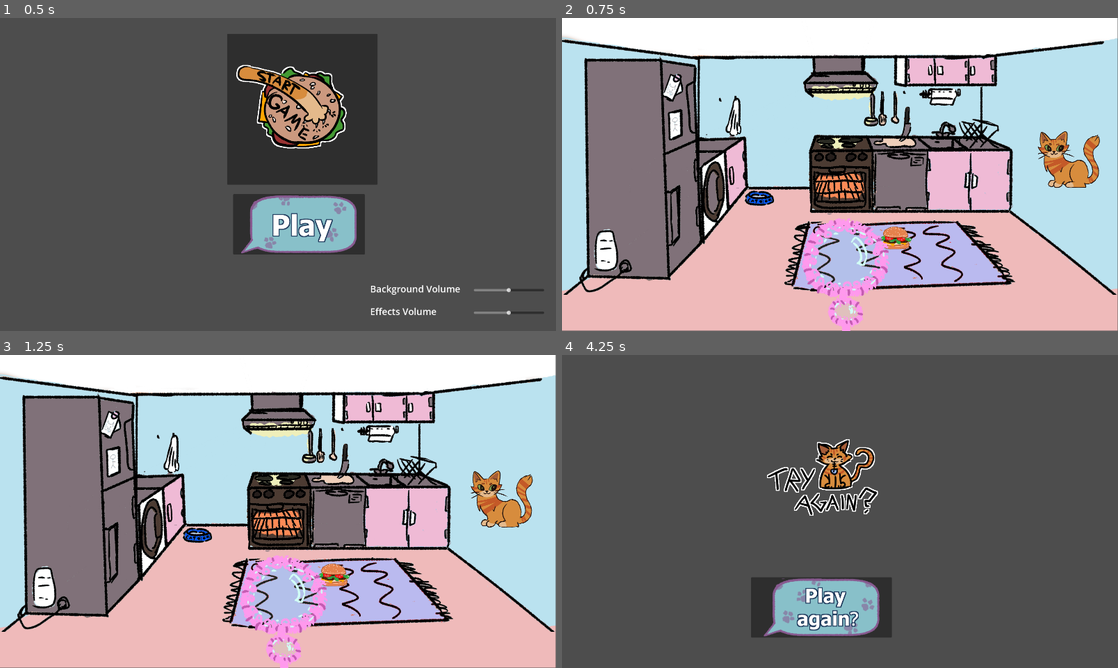
Above: before the commit, frames 1-4 (two rows, left to right).
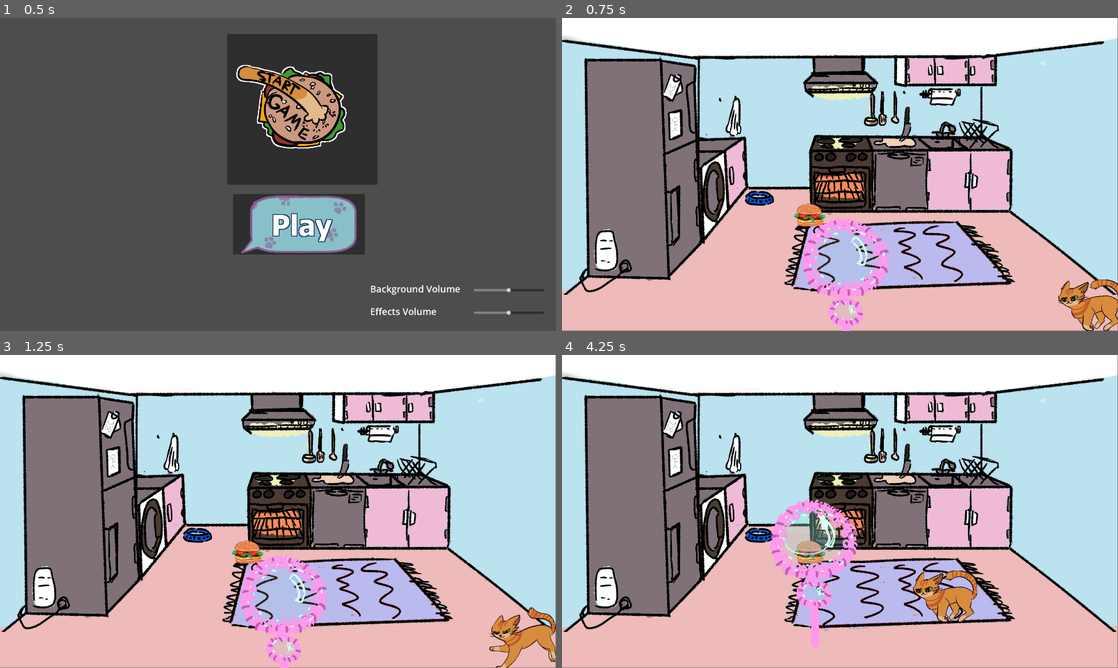
Above: after the commit, the same moments.

Repository: LuckyDiamond2/GGJ2025-Snack-attack-Bubble-Trouble
Game: Godot game, scene res://scenes/title_screen.tscn
Two runs of this game, one before a commit and one after it. Both use one fixed random seed, a clock stepped at 60 frames per second and the inputs below.
Inputs (mouse positions are in pixels of both pictures, inside the frame that each line leads up to):
- Up to frame 1 (0.5 s): no input
- Up to frame 2 (0.75 s): click (862, 224) at 0.5 s
- Up to frame 3 (1.25 s): no input
- Up to frame 4 (4.25 s): move the mouse to (962, 495) at 1.27 s; click (962, 495) at 1.42 s; move the mouse to (728, 527) at 2.02 s; click (728, 527) at 2.17 s; move the mouse to (895, 442) at 2.77 s; click (895, 442) at 2.92 s; move the mouse to (812, 574) at 3.52 s; click (812, 574) at 3.67 s

Frame 1 is identical in both runs. In frame 2, 3.0% of the frame differs, in the area x 41-100%, y 13-100%; in frame 3, 3.1%; in frame 4, 99%, in the area x 0-100%, y 0-100%.

Commit message:
Katzen können an random markers spawnen und es gibt jetzt einen win timer

Diff:
--- a/got_food.gd
+++ /dev/null
@@ -1 +0,0 @@
-extends Area2D
--- a/scenes/cats/cat.gd
+++ b/scenes/cats/cat.gd
@@ -10,6 +10,7 @@
 var velocity = Vector2.ZERO
 @onready var foodDetectionZone = $FoodDetectionZone
 @onready var foodDetectionZone2 = $FoodDetectionZone2
+var is_targetable = true
 
 enum {
 	IDLE,
@@ -23,7 +24,7 @@
 func seek_Food():
 	if foodDetectionZone2.can_see_food():
 		state = IDLE
-		get_parent().on_cat_reaches_food.emit()
+		get_parent().get_parent().on_cat_reaches_food.emit()
 	elif foodDetectionZone.can_see_food():
 		state = CHASE
 		food = foodDetectionZone.food
@@ -31,8 +32,9 @@
 
 # Called when the node enters the scene tree for the first time.
 func _ready() -> void:
-	get_parent().on_bubble_pop.connect(_on_bubble_pop)
+	get_parent().get_parent().on_bubble_pop.connect(_on_bubble_pop)
 	food = get_node("/root/GameScreen/Hamburger")
+	sprite.play("run")
 
 # Called every frame. 'delta' is the elapsed time since the previous frame.
 func _process(delta: float) -> void:
@@ -56,25 +58,21 @@
 
 
 func _on_bubble_pop(position: Vector2):
-	if position.distance_to(self.position) < BUBBLE_HIT_DISTANCE:
-		if food:
-			lifeCount -= 1
-			print("cat now has ", lifeCount, " left")
-			var direction = (food.position - position).normalized()
-			velocity = velocity.move_toward(-direction * MAX_SPEED, 5000)
+	if is_targetable:
+		if position.distance_to(self.position) < BUBBLE_HIT_DISTANCE:
+			if food:
+				is_targetable = false
+				$Timer.start()
+				lifeCount -= 1
+				sprite.play("scared")
+				print("cat now has ", lifeCount, " left")
+				var direction = (food.position - position).normalized()
+				velocity = velocity.move_toward(-direction * MAX_SPEED, 5000)
 
-	if lifeCount <= 0:
-		get_parent().on_cat_despawn.emit(self)
-	#print("distance: ", position.distance_to(self.position))
+		if lifeCount <= 0:
+			get_parent().get_parent().on_cat_despawn.emit(self)
 
-	#if food and position.distance_to(food.position) > 10:
-		#var direction = (food.position - position).normalized()
-		#linear_velocity = direction * speed
-		#
-		#if direction.x > 0:
-			#sprite.flip_h = true  # Moving right
-		#elif direction.x < 0:
-			#sprite.flip_h = false   # Moving left
-	#else:
-		#linear_velocity = Vector2.ZERO
-		#
+
+func _on_timer_timeout() -> void:
+	is_targetable = true
+	sprite.play("run")
--- a/scenes/cats/cat.tscn
+++ b/scenes/cats/cat.tscn
@@ -1,8 +1,11 @@
-[gd_scene load_steps=8 format=3 uid="uid://c0g21naslexct"]
+[gd_scene load_steps=11 format=3 uid="uid://c0g21naslexct"]
 
-[ext_resource type="Texture2D" uid="uid://c3c8ch7glcaew" path="res://assets/cats/T_idleC_1.png" id="1_csq5f"]
+[ext_resource type="Texture2D" uid="uid://ceot6vd3pdq4v" path="res://assets/cats/T_idleC_1.png" id="1_csq5f"]
 [ext_resource type="Script" path="res://scenes/cats/cat.gd" id="1_gvt1u"]
 [ext_resource type="PackedScene" uid="uid://q15hybayqdt4" path="res://scenes/cats/food_detection_zone.tscn" id="3_6h4g1"]
+[ext_resource type="Texture2D" uid="uid://butg5x41nafnw" path="res://assets/cats/L_runC_2.png" id="3_wriwf"]
+[ext_resource type="Texture2D" uid="uid://d3julqyjpum2e" path="res://assets/cats/L_runC_3.png" id="4_c6ekt"]
+[ext_resource type="Texture2D" uid="uid://bqqlbdewd6vup" path="res://assets/cats/L_scaredC_1.png" id="5_vpmeq"]
 
 [sub_resource type="SpriteFrames" id="SpriteFrames_6g4tg"]
 animations = [{
@@ -11,7 +14,26 @@
 "texture": ExtResource("1_csq5f")
 }],
 "loop": true,
-"name": &"default",
+"name": &"idle",
+"speed": 5.0
+}, {
+"frames": [{
+"duration": 1.0,
+"texture": ExtResource("3_wriwf")
+}, {
+"duration": 1.0,
+"texture": ExtResource("4_c6ekt")
+}],
+"loop": true,
+"name": &"run",
+"speed": 5.0
+}, {
+"frames": [{
+"duration": 1.0,
+"texture": ExtResource("5_vpmeq")
+}],
+"loop": true,
+"name": &"scared",
 "speed": 5.0
 }]
 
@@ -34,6 +56,8 @@
 position = Vector2(-0.250013, 2.74999)
 scale = Vector2(0.458008, 0.458008)
 sprite_frames = SubResource("SpriteFrames_6g4tg")
+animation = &"scared"
+autoplay = "run"
 
 [node name="CollisionShape2D" type="CollisionShape2D" parent="."]
 position = Vector2(0, 4)
@@ -51,5 +75,11 @@
 shape = SubResource("CircleShape2D_6el1o")
 debug_color = Color(0, 0.6, 0.701961, 0.176471)
 
+[node name="Timer" type="Timer" parent="."]
+wait_time = 0.5
+one_shot = true
+
+[connection signal="timeout" from="Timer" to="." method="_on_timer_timeout"]
+
 [editable path="FoodDetectionZone"]
 [editable path="FoodDetectionZone2"]
--- a/scenes/game_screen.tscn
+++ b/scenes/game_screen.tscn
@@ -29,16 +29,52 @@
 script = ExtResource("4_bbapu")
 
 [node name="Hamburger" parent="." instance=ExtResource("7_rgc0x")]
-position = Vector2(1152, 762)
+position = Vector2(854, 683)
 
-[node name="Cat" parent="." instance=ExtResource("8_8c6ri")]
-position = Vector2(1751, 481)
+[node name="GeneratedCats" type="Node2D" parent="."]
 
-[node name="Cat2" parent="." instance=ExtResource("8_8c6ri")]
+[node name="Cat2" parent="GeneratedCats" instance=ExtResource("8_8c6ri")]
 position = Vector2(-681, 927)
+
+[node name="Cat" parent="GeneratedCats" instance=ExtResource("8_8c6ri")]
+position = Vector2(1826, 989)
 
 [node name="Bubbles" type="Node" parent="."]
 
 [node name="TBubbleWand" parent="." instance=ExtResource("4_fvn4u")]
 auto_translate_mode = 2
 position = Vector2(974, 947)
+
+[node name="StartPoints" type="Node2D" parent="."]
+
+[node name="Marker2D" type="Marker2D" parent="StartPoints"]
+position = Vector2(432, 1070)
+
+[node name="Marker2D2" type="Marker2D" parent="StartPoints"]
+position = Vector2(1909, 1072)
+
+[node name="Marker2D3" type="Marker2D" parent="StartPoints"]
+position = Vector2(8, 987)
+
+[node name="Marker2D4" type="Marker2D" parent="StartPoints"]
+position = Vector2(1376, 1072)
+
+[node name="SpawnTimer" type="Timer" parent="."]
+wait_time = 10.0
+autostart = true
+
+[node name="Timer" type="Timer" parent="."]
+
+[node name="Label" type="Label" parent="."]
+anchors_preset = -1
+anchor_left = 0.871
+anchor_top = 0.144
+anchor_right = 0.871
+anchor_bottom = 0.144
+offset_left = -20.3201
+offset_top = -11.52
+offset_right = 19.6799
+offset_bottom = 11.48
+
+[connection signal="timeout" from="SpawnTimer" to="." method="_on_cat_spawn_timer_timeout"]
+[connection signal="timeout" from="Timer" to="." method="_on_win_timer_timeout"]
--- a/scripts/game_screen.gd
+++ b/scripts/game_screen.gd
@@ -5,6 +5,8 @@
 signal on_cat_reaches_food()
 
 var catManager: CatManager
+var cat_scene: PackedScene = preload("res://scenes/cats/cat.tscn")
+var countdown_timer = 45
 
 # Called when the node enters the scene tree for the first time.
 func _ready() -> void:
@@ -13,7 +15,8 @@
 	add_cats_to_manager()
 	on_cat_reaches_food.connect(_on_cat_reaches_food)
 	on_cat_despawn.connect(_on_cat_despawn)
-	pass
+	$Label.text = str(countdown_timer)
+	$Timer.start()
 
 func _on_cat_reaches_food():
 	get_tree().change_scene_to_file("res://scenes/loose_screen.tscn")
@@ -21,8 +24,10 @@
 func add_cats_to_manager():
 	var res = []
 	for node in get_children():
-		if node.name.begins_with("Cat"):
-			res.push_back(node)
+		if node.name.begins_with("GeneratedCats"):
+			for node2 in node.get_children():
+				if node2.name.begins_with("Cat"):
+					res.push_back(node2)
 	for cat in res:
 		catManager.add_cat(cat)
 
@@ -33,3 +38,22 @@
 # Called every frame. 'delta' is the elapsed time since the previous frame.
 func _process(delta: float) -> void:
 	pass
+
+
+func _on_cat_spawn_timer_timeout() -> void:
+	var cat_markers = $StartPoints.get_children()
+	var selected_cat = cat_markers[randi() % cat_markers.size()]
+
+	var new_cat = cat_scene.instantiate() as RigidBody2D
+	new_cat.position = selected_cat.global_position
+	$GeneratedCats.add_child(new_cat)
+	catManager.add_cat(new_cat)
+
+
+func _on_win_timer_timeout() -> void:
+	countdown_timer -= 1
+	$Label.text = str(countdown_timer)
+
+	if countdown_timer <= 0:
+		get_tree().change_scene_to_file("res://scenes/win_screen.tscn")
+		$Timer.stop()
Binary file added: assets/cats/L_runC_1.png
Binary file added: assets/cats/L_runC_2.png
Binary file added: assets/cats/L_runC_3.png
Binary file added: assets/cats/L_scaredC_1.png
Binary file changed: assets/cats/T_idleC_1.png
Not shown: 1 places in scenes/game_screen.tscn that only renumber resources
